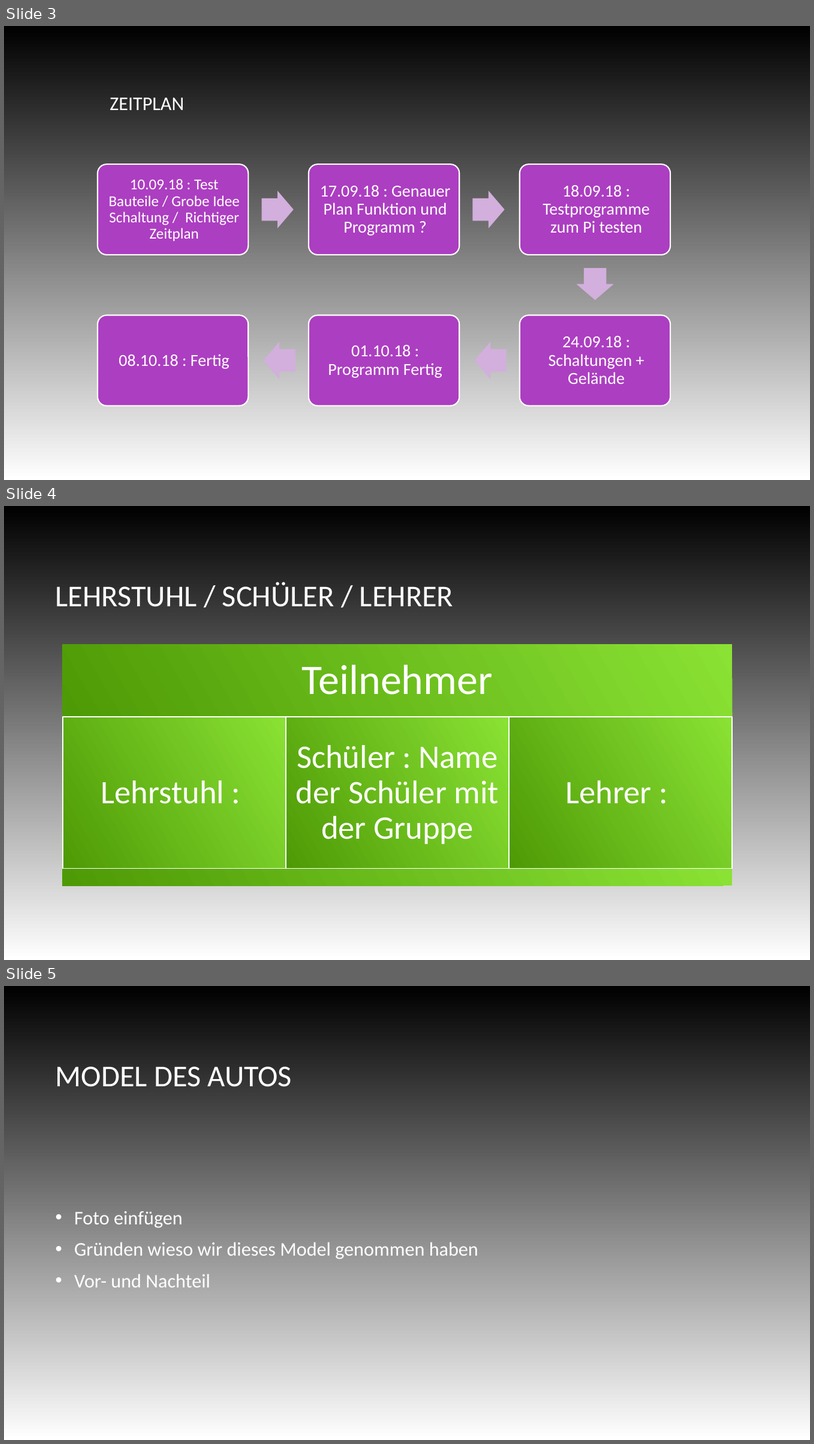
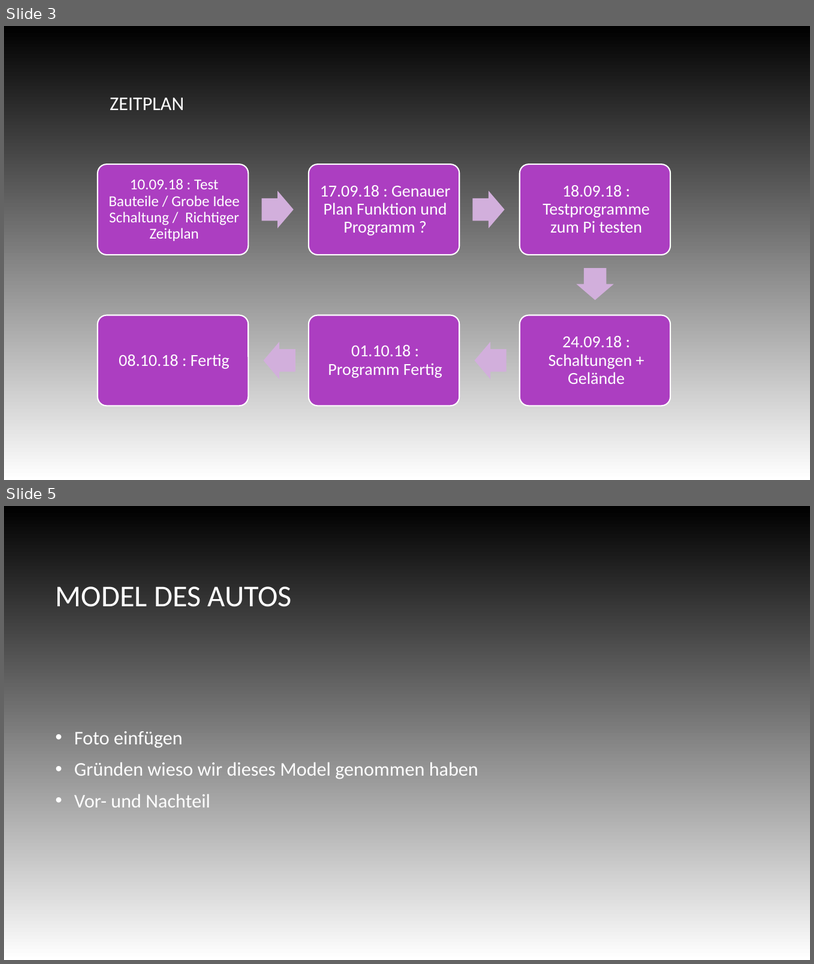
Before and after one commit to I8pieunihaspel/Uniprojekt, a slide deck: Präsentation/Uni-Projekt.odp. Shown one above the other, each under a label of ours: slides 3, 4 and 5 before the commit, slides 3 and 5 after it; the slides between them are not shown. The pictures are 814x1444 and 814x964 pixels, drawn with LibreOffice and Linux fonts; fonts in the diff are those of the drawing; background and template pictures are left out. Boxes give left, top, right and bottom in pixels: in the first picture for what was removed or moved away, otherwise in the second. Text is boxed around its words. In the diff, an @@ line names an element or a change of style, - is before the commit and + after.

```diff
--- a/Präsentation/Uni-Projekt.odp
+++ b/Präsentation/Uni-Projekt.odp
@@ slide 4 removed at <box>4,506,810,960</box>, background picture (left out) @@
@@ title removed at <box>56,582,453,607</box> @@
-LEHRSTUHL / SCHÜLER / LEHRER
@@ group removed at <box>63,644,733,885</box>: 5 rectangles @@
-Teilnehmer
-Lehrstuhl :
-Schüler : Name der Schüler mit der Gruppe
-Lehrer :
```
Also in this commit, not shown: 3 slides changed, 2 slides added, 4 other slides removed.
